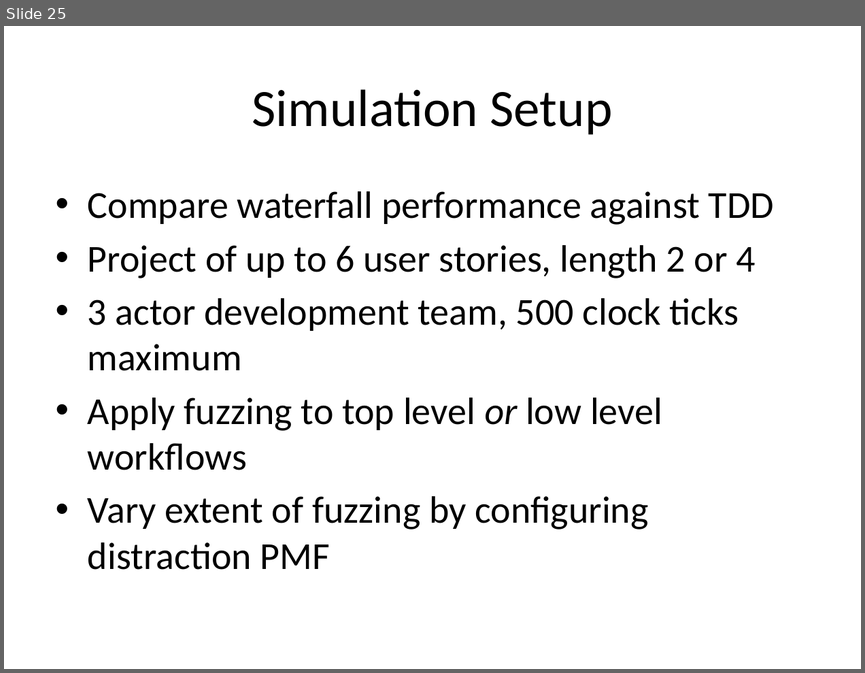
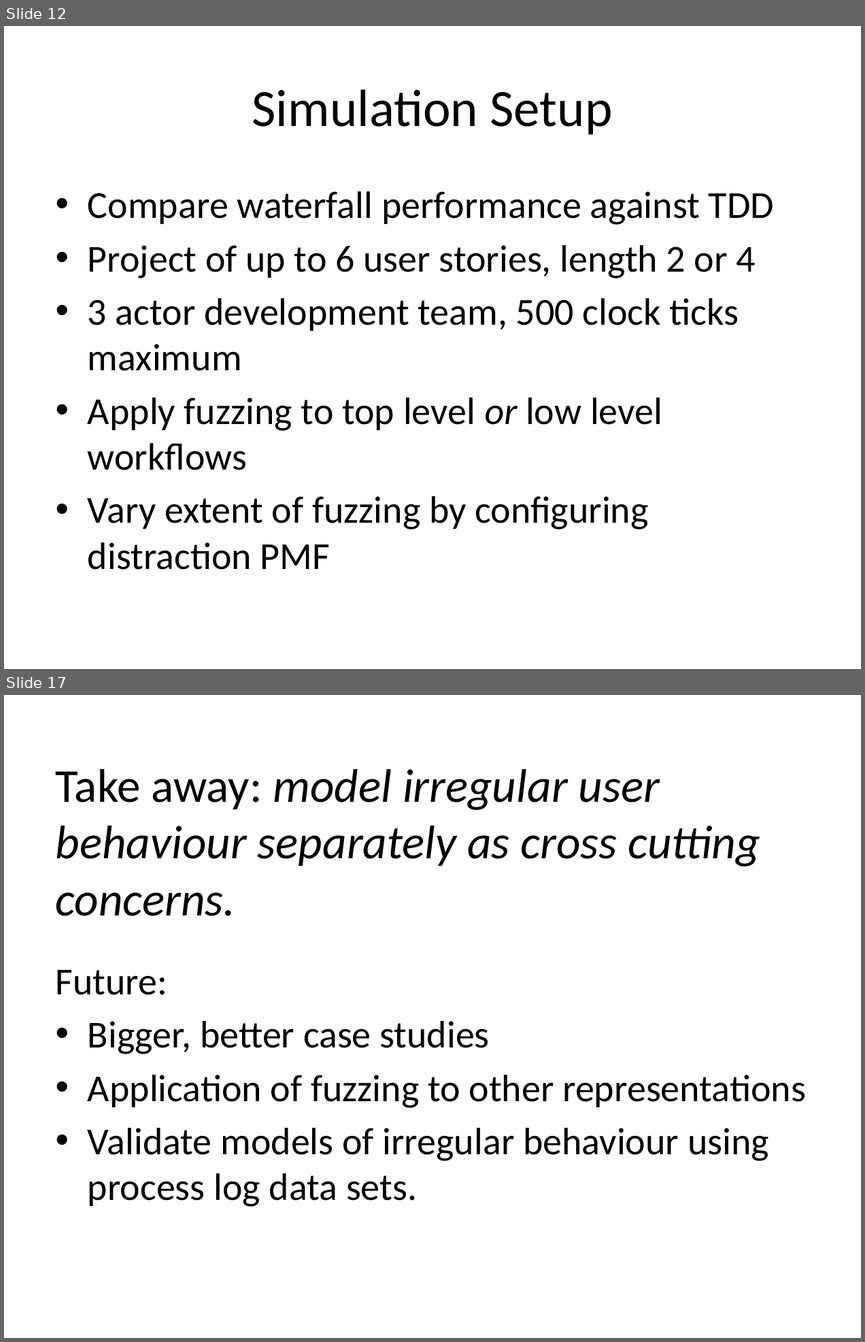
Before and after one commit to probablytom/fuzzi-moss-paper, a slide deck: Presentation.pptx. Shown one above the other, each under a label of ours: slide 25 before the commit, slides 12 and 17 after it; the slides between them are not shown. The pictures are 865x673 and 865x1342 pixels, drawn with LibreOffice and Linux fonts; fonts in the diff are those of the drawing. Boxes give left, top, right and bottom in pixels: in the first picture for what was removed or moved away, otherwise in the second. Text is boxed around its words. In the diff, an @@ line names an element or a change of style, - is before the commit and + after.

```diff
--- a/Presentation.pptx
+++ b/Presentation.pptx
@@ slide 17 added at <box>4,695,861,1338</box>, background #FFFFFF @@
@@ title added at <box>56,769,760,916</box>, 39.6 pt, text #000000, italic @@
+Take away: model irregular user behaviour separately as cross cutting concerns.
@@ text added at <box>56,970,806,1206</box>, 32 pt, text #000000 @@
+Future:
+• Bigger, better case studies
+• Application of fuzzing to other representations
+• Validate models of irregular behaviour using process log data sets.
@@ what was slide 25 is now slide 12 @@
```
Also in this commit, not shown: 11 slides changed, 2 other slides added, 17 slides removed.
